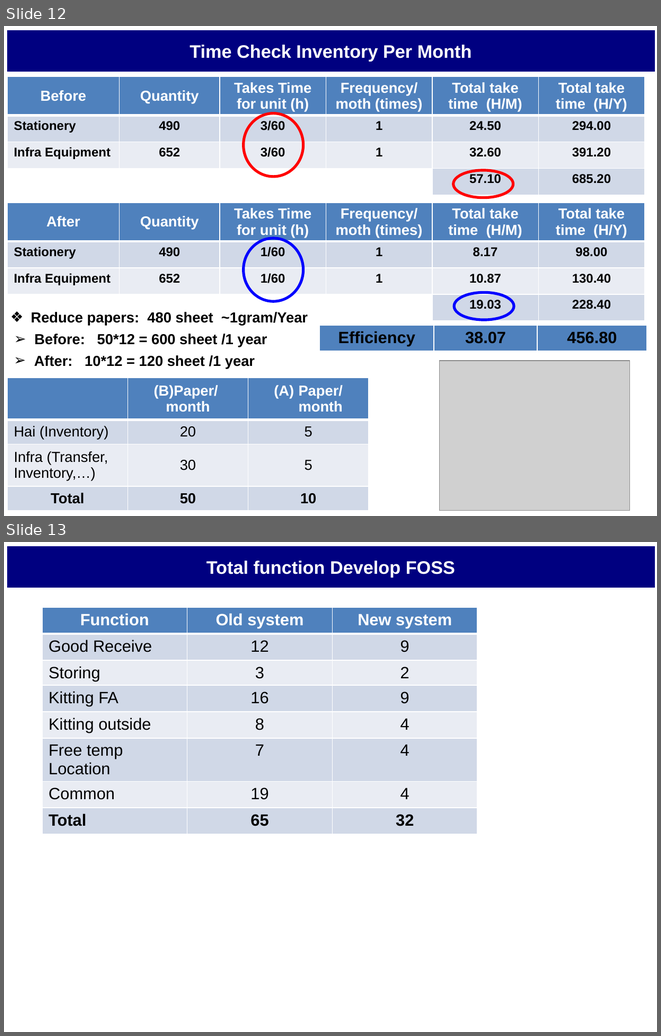
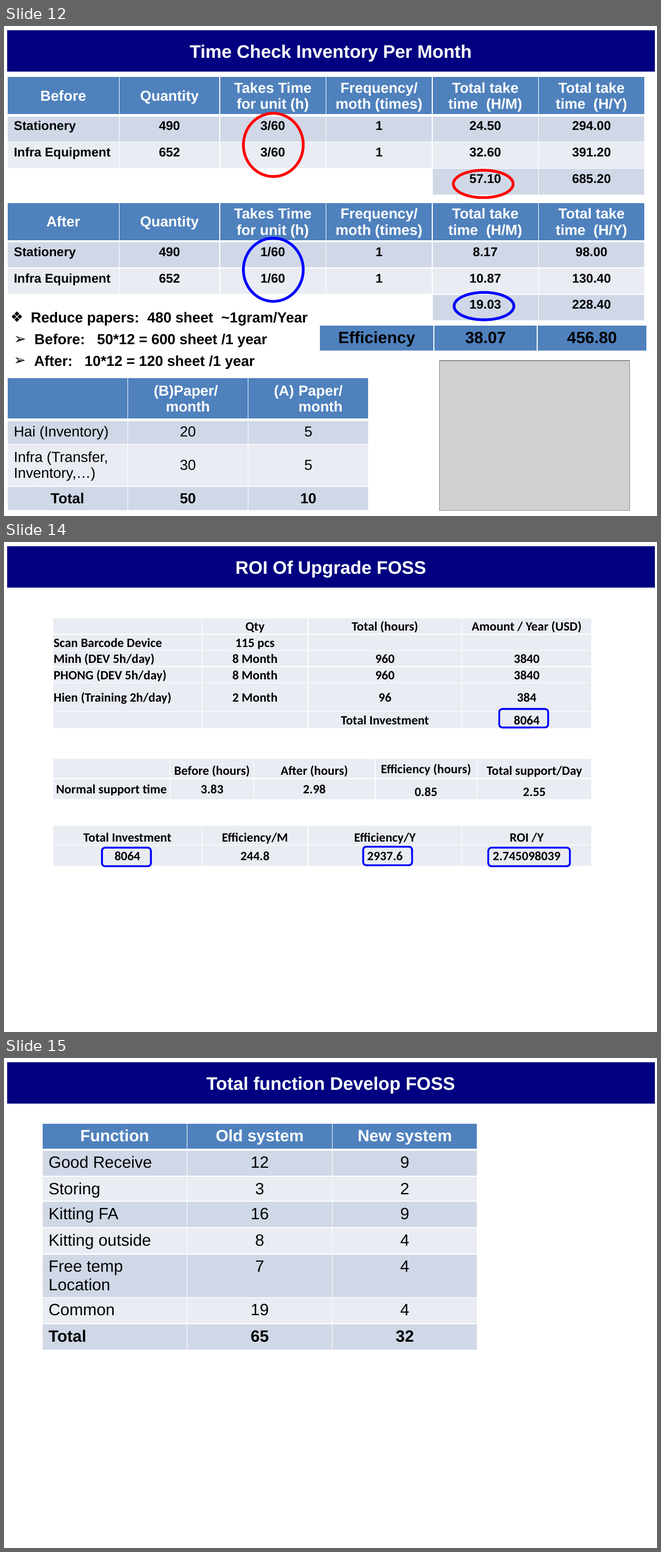
Before and after one commit to thietbicongnghevietnam/ReportPSNV, a slide deck: Report_Nguyen Nhu Minh.pptx. Shown one above the other, each under a label of ours: slides 12 and 13 before the commit, slides 12, 14 and 15 after it; the slides between them are not shown. The pictures are 661x1036 and 661x1552 pixels, drawn with LibreOffice and Linux fonts; fonts in the diff are those of the drawing; grey boxes stand for pictures. Boxes give left, top, right and bottom in pixels: in the first picture for what was removed or moved away, otherwise in the second. Text is boxed around its words. In the diff, an @@ line names an element or a change of style, - is before the commit and + after.

```diff
--- a/Report_Nguyen Nhu Minh.pptx
+++ b/Report_Nguyen Nhu Minh.pptx
@@ slide 14 added at (4,542,657,1032), background #FFFFFF @@
@@ rectangle added at (7,547,654,588), fill #000080, outline #000080 0.75 pt, 20 pt, text #FFFFFF, bold @@
+ROI Of Upgrade FOSS
@@ table added at (53,618,592,730), 6 rows, 4 columns @@
+ | Qty | Total (hours) | Amount / Year (USD)
+Scan Barcode Device | 115 pcs |  | 
+Minh (DEV 5h/day) | 8 Month | 960 | 3840
+PHONG (DEV 5h/day) | 8 Month | 960 | 3840
+Hien (Training 2h/day) | 2 Month | 96 | 384
+ |  | Total Investment | 8064
@@ rounded rectangle added at (499,709,548,728), outline #0000FF 2 pt @@
@@ table added at (53,759,592,846), 2 rows, 5 columns @@
+ | Before (hours) | After (hours) | Efficiency (hours) | Total support/Day
+Normal support time | 3.83 | 2.98 | 0.85 | 2.55
@@ table added at (53,824,592,866), 2 rows, 4 columns @@
+Total Investment | Efficiency/M | Efficiency/Y | ROI /Y
+8064 | 244.8 | 2937.6 | 2.745098039
@@ rounded rectangle added at (102,848,151,866), outline #0000FF 2 pt @@
@@ rounded rectangle added at (363,846,412,865), outline #0000FF 2 pt @@
@@ rounded rectangle added at (488,848,570,866), outline #0000FF 2 pt @@
@@ what was slide 13 is now slide 15 @@
```
Also in this commit, not shown: 3 slides changed, 1 other slide added, 3 other files.
